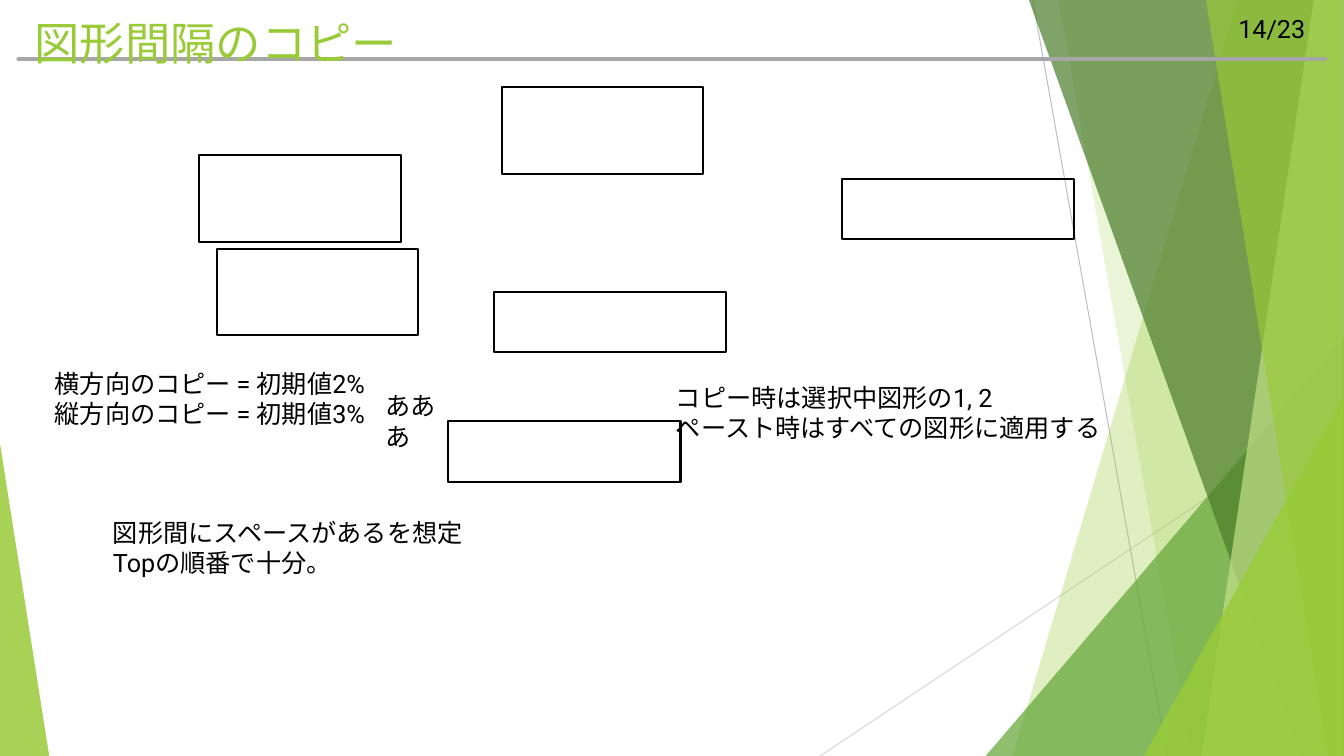
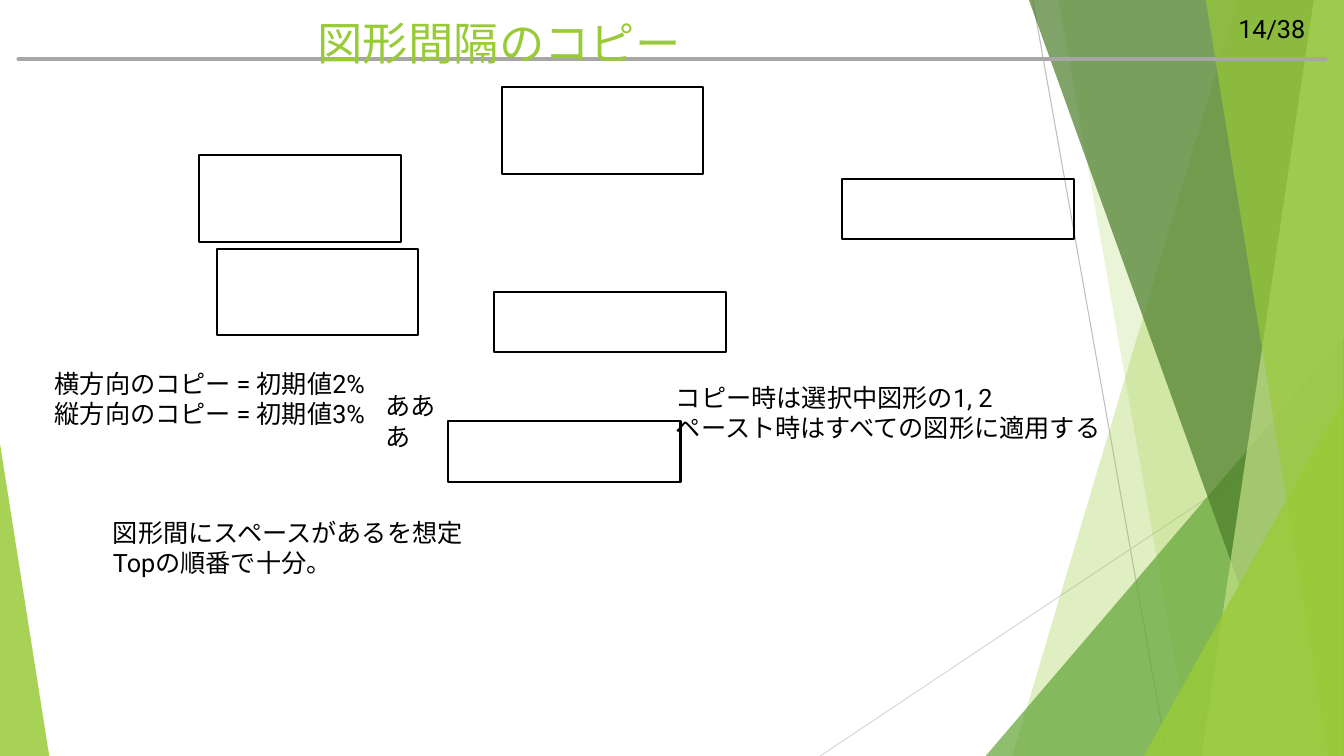
Before and after one commit to hitsuji-ga-u/pawapo, a slide deck: slide 15 of slide/customUI_debug.pptm. Drawn at 1344x756 pixels with LibreOffice and Linux fonts; fonts in the diff are those of the drawing. Boxes give left, top, right and bottom in pixels: in the first picture for what was removed or moved away, otherwise in the second. Text is boxed around its words. In the diff, an @@ line names an element or a change of style, - is before the commit and + after.

```diff
--- a/slide/customUI_debug.pptm
+++ b/slide/customUI_debug.pptm
@@ title "図形間隔のコピー" at (x1=318, y1=22, x2=681, y2=64): alignment left to centre @@
@@ page number at (x1=1238, y1=20, x2=1305, y2=40): text changed @@
-14/23
+14/38
```
Also in this commit, not shown: 28 other slides changed, 2 slides added, 1 slide removed, 5 other files.
